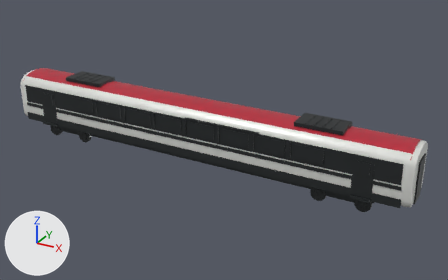
An edit to the glTF model public/models/railjet-lab/blender/railjet-classic-first.glb, drawn before and after from the same camera.
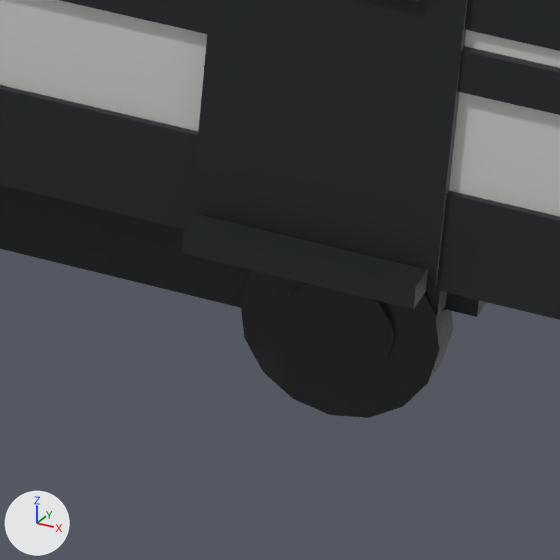
The first picture shows the older version from a 50 mm lens placed at (18.2, -29.9, 16.8), pointed at (1.5, 0.6, 1.6). The close-ups show the older and then the newer version on the part from 74% to 85% of the width and 63% to 80% of the height of that picture. Only the edits that show in the close-ups are written down. Every picture has the same lights, and +X, +Y and +Z are marked at lower left. Where no turn or scale is listed for an object, it has been applied to the vertices.

The first close-up shows 'first_bogie_b_bolster', 'first_bogie_b_brake_disc_-1_1', 'first_bogie_b_sideframe_-1', 'first_bogie_b_wheel_-1_1', 'first_door_-1_1', 'first_door_step_-1_1', 'first_lower_skirt_-1', 'first_red_belt_-1', 'first_window_band_-1', 'railjet_first_lofted_body'.
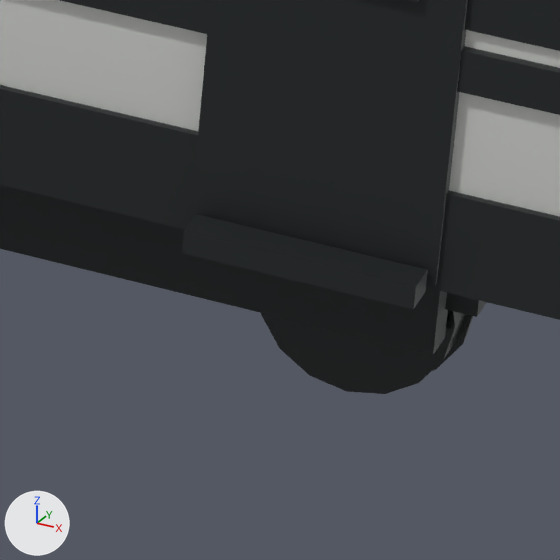
The change in detail:
Object 'first_bogie_b_brake_disc_-1_1' (ob_first_bogie_b_brake_disc__1_1) moves from (1.25, -1.085, 0.46) to (1.25, -0.863, 0.46).
Object 'first_bogie_b_wheel_-1_1' (ob_first_bogie_b_wheel__1_1) moves from (1.25, -0.96, 0.46) to (1.25, -0.718, 0.46).
Object 'first_bogie_b_flange_-1_1' (ob_first_bogie_b_flange__1_1) is new; it shows me_rj_unitcylinder_16.
Its parent is ob_first_bogie_b.
Its location is (1.25, -0.613, 0.46).
Its rotation in degrees is (90, 0, 0).
Its scale is (0.984, 0.984, 0.035).

Where the change shows, as pixel boxes (x1, y1, x2, y2) in the close-ups (560 x 560 px):
'first_bogie_b_wheel_-1_1', moved
    before: (240, 270, 454, 418)
    after: (261, 310, 466, 394)
'first_bogie_b_brake_disc_-1_1', moved
    before: (282, 283, 394, 380)
    after: (305, 324, 394, 358)
'first_bogie_b_flange_-1_1', added
    after: (432, 314, 473, 371)
